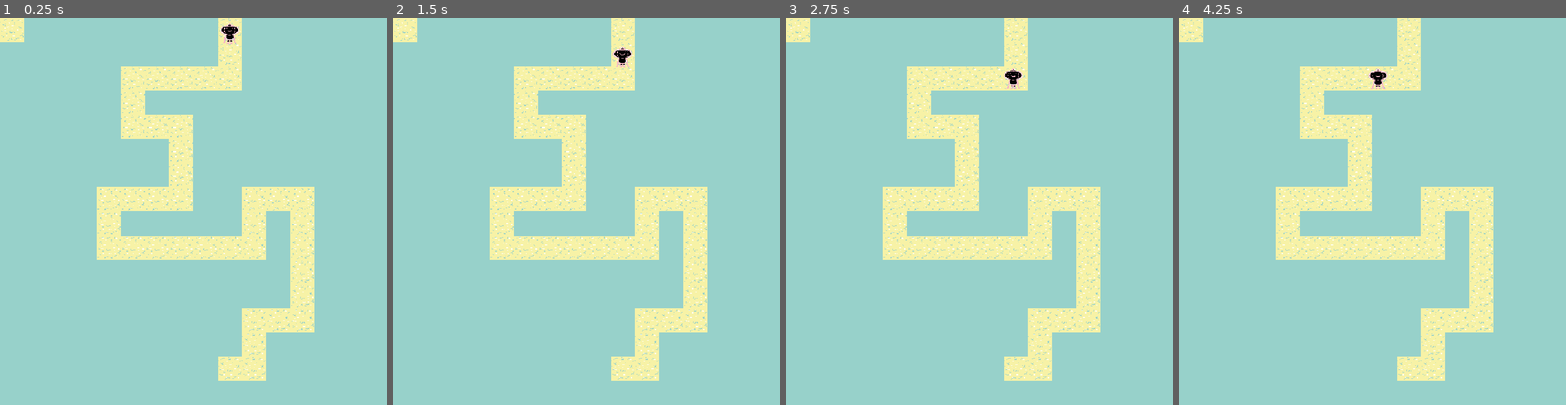
Above: before the commit, frames 1-4 (left to right).
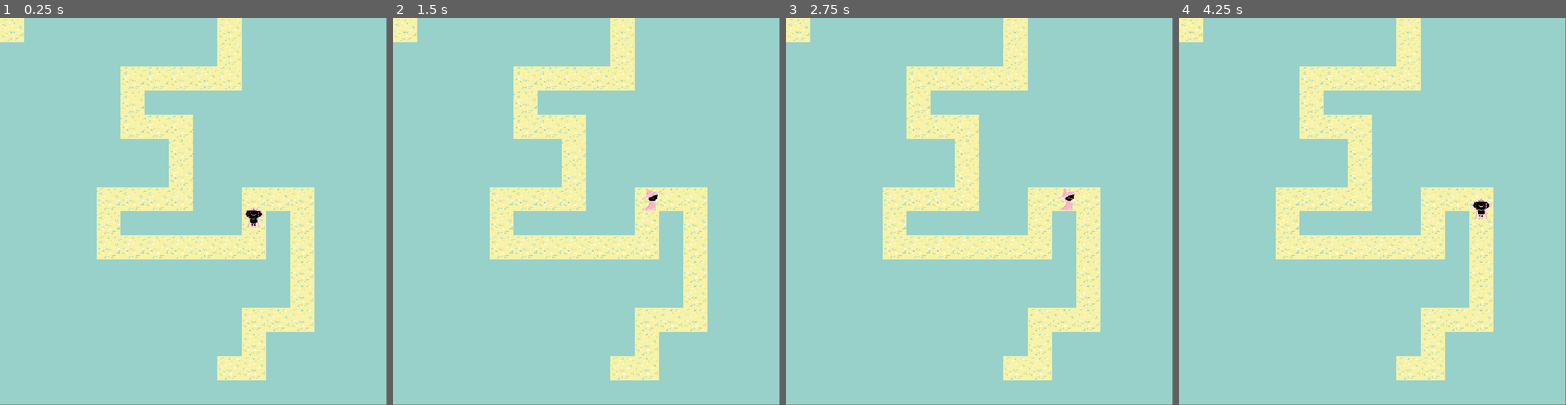
Above: after the commit, the same moments.

Repository: Nerolans/typense
Game: Godot game, scene res://Levels/LevelTest.tscn
Same seed, same stepped clock (60 frames per second), same inputs: the game is played once before the commit and once after it.
Inputs:
- Up to frame 1 (0.25 s): no input
- Up to frame 2 (1.5 s): no input
- Up to frame 3 (2.75 s): no input
- Up to frame 4 (4.25 s): no input
In our replay, the window is 800x800 before the commit and 800x799 after it. These sizes can differ from the game's own. Grey fills any space a smaller window leaves; there, only what the larger window draws over its background counts as a difference.

The runs differ from the first frame. In frame 1, 2.3% of the frame differs, in the area x 0-100%, y 0-100%; in frame 2, 2.2%; in frame 3, 2.2%; in frame 4, 2.3%.

Commit message:
animations fixed
enemy animation done

Diff:
--- a/Levels/LevelTest.tscn
+++ b/Levels/LevelTest.tscn
@@ -21,4 +21,6 @@
 script = ExtResource("2_7b0me")
 
 [node name="enemy1follow" parent="Path2D" unique_id=2022373029 instance=ExtResource("3_p2k11")]
-position = Vector2(608, 27)
+position = Vector2(671.93787, 539.6191)
+rotation = 1.5783719
+progress = 1607.53
--- a/Levels/enemyFollow.tscn
+++ b/Levels/enemyFollow.tscn
@@ -12,5 +12,5 @@
 
 [node name="Enemy" parent="." unique_id=1347766483 instance=ExtResource("2_g2ee1")]
 rotation = -1.5707964
-frame_progress = 0.27828547
+frame_progress = 0.0
 script = null
--- a/Levels/enemy_1_follow.gd
+++ b/Levels/enemy_1_follow.gd
@@ -1,6 +1,56 @@
 extends PathFollow2D
 
 @export var runSpeed = 20
+
+func _ready():
+	$Enemy.stop()
+	$Enemy.play("down")
+
 # Called every frame. 'delta' is the elapsed time since the previous frame.
 func _process(delta):
 	progress = (progress + runSpeed * delta)
+	var progressConc = snapped(progress,1)
+	if progressConc == 0:
+		$Enemy.stop()
+		$Enemy.play("down")
+	elif progressConc == 134:
+		$Enemy.stop()
+		$Enemy.play("left")
+	elif progressConc == 382:
+		$Enemy.stop()
+		$Enemy.play("down")
+	elif progressConc == 509:
+		$Enemy.stop()
+		$Enemy.play("right")
+	elif progressConc == 636:
+		$Enemy.stop()
+		$Enemy.play("down")
+	elif progressConc == 836:
+		$Enemy.stop()
+		$Enemy.play("left")
+	elif progressConc == 1029:
+		$Enemy.stop()
+		$Enemy.play("down")
+	elif progressConc == 1152:
+		$Enemy.stop()
+		$Enemy.play("right")
+	elif progressConc == 1541:
+		$Enemy.stop()
+		$Enemy.play("up")
+	elif progressConc == 1666:
+		$Enemy.stop()
+		$Enemy.play("right")
+	elif progressConc == 1796:
+		$Enemy.stop()
+		$Enemy.play("down")
+	elif progressConc == 2118:
+		$Enemy.stop()
+		$Enemy.play("left")
+	elif progressConc == 2248:
+		$Enemy.stop()
+		$Enemy.play("down")
+	elif progressConc == 2375:
+		$Enemy.stop()
+		$Enemy.play("left")
+	if progress_ratio == 1:
+		queue_free()
--- a/enemy.tscn
+++ b/enemy.tscn
@@ -2,21 +2,21 @@
 
 [ext_resource type="Texture2D" uid="uid://bnsbfr61u3c38" path="res://spriteSheet.png" id="1_7k104"]
 
-[sub_resource type="AtlasTexture" id="AtlasTexture_h2yge"]
+[sub_resource type="AtlasTexture" id="AtlasTexture_7k104"]
 atlas = ExtResource("1_7k104")
 region = Rect2(0, 128, 64, 64)
 
-[sub_resource type="AtlasTexture" id="AtlasTexture_1bvp3"]
+[sub_resource type="AtlasTexture" id="AtlasTexture_4gyqm"]
 atlas = ExtResource("1_7k104")
-region = Rect2(64, 128, 64, 64)
+region = Rect2(256, 64, 64, 64)
 
-[sub_resource type="AtlasTexture" id="AtlasTexture_lquwl"]
+[sub_resource type="AtlasTexture" id="AtlasTexture_qi2p4"]
 atlas = ExtResource("1_7k104")
 region = Rect2(0, 128, 64, 64)
 
-[sub_resource type="AtlasTexture" id="AtlasTexture_7mycd"]
+[sub_resource type="AtlasTexture" id="AtlasTexture_iifgy"]
 atlas = ExtResource("1_7k104")
-region = Rect2(256, 64, 64, 64)
+region = Rect2(64, 128, 64, 64)
 
 [sub_resource type="AtlasTexture" id="AtlasTexture_272bh"]
 atlas = ExtResource("1_7k104")
@@ -62,16 +62,16 @@
 animations = [{
 "frames": [{
 "duration": 1.0,
-"texture": SubResource("AtlasTexture_h2yge")
+"texture": SubResource("AtlasTexture_7k104")
 }, {
 "duration": 1.0,
-"texture": SubResource("AtlasTexture_1bvp3")
+"texture": SubResource("AtlasTexture_4gyqm")
 }, {
 "duration": 1.0,
-"texture": SubResource("AtlasTexture_lquwl")
+"texture": SubResource("AtlasTexture_qi2p4")
 }, {
 "duration": 1.0,
-"texture": SubResource("AtlasTexture_7mycd")
+"texture": SubResource("AtlasTexture_iifgy")
 }],
 "loop": true,
 "name": &"down",
@@ -140,4 +140,5 @@
 [node name="Enemy" type="AnimatedSprite2D" unique_id=1347766483]
 sprite_frames = SubResource("SpriteFrames_4gyqm")
 animation = &"down"
+frame_progress = 0.105151735
 script = SubResource("GDScript_7k104")
--- a/project.godot
+++ b/project.godot
@@ -17,11 +17,11 @@
 
 [display]
 
-window/size/viewport_width=1024
+window/size/viewport_width=1025
 window/size/viewport_height=1024
 window/size/maximize_disabled=true
-window/size/window_width_override=1024
-window/size/window_height_override=1024
+window/size/window_width_override=2048
+window/size/window_height_override=2048
 window/stretch/mode="canvas_items"
 
 [physics]
